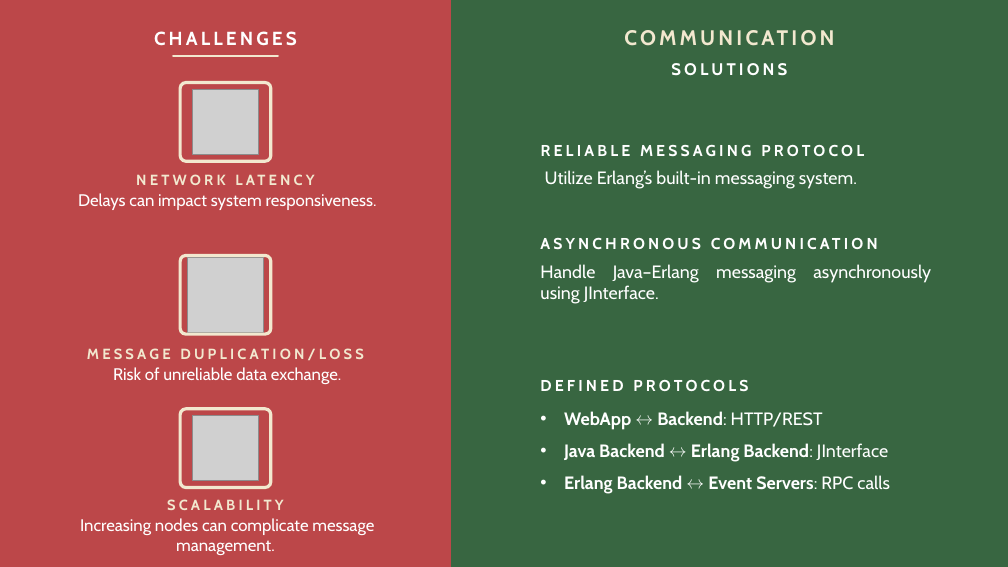
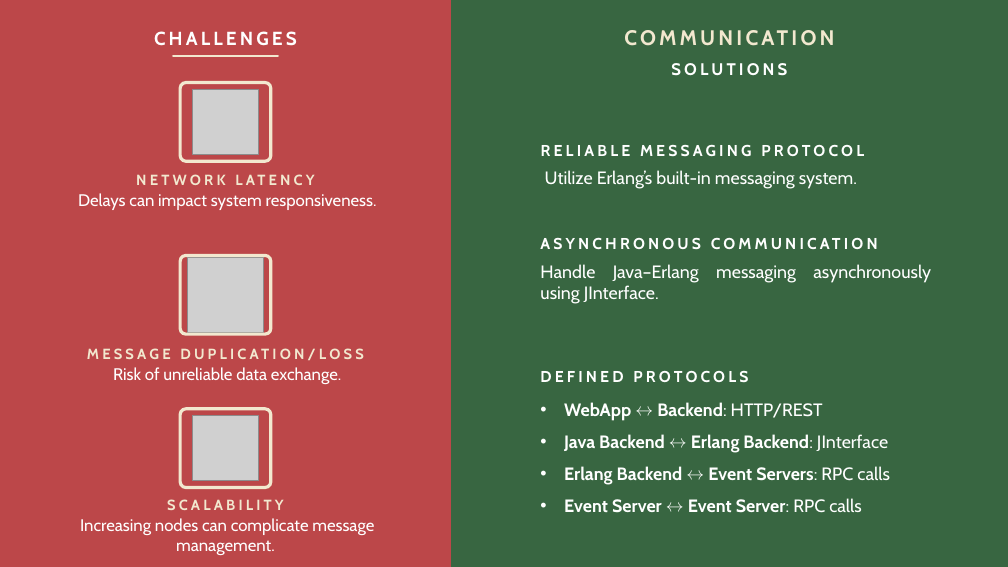
Before and after one commit to aleasca99/DSMT_project, a slide deck: slide 19 of Slides/Slides.pptx. Drawn at 1008x567 pixels with LibreOffice and Linux fonts; fonts in the diff are those of the drawing; grey boxes stand for pictures. Boxes give left, top, right and bottom in pixels: in the first picture for what was removed or moved away, otherwise in the second. Text is boxed around its words. In the diff, an @@ line names an element or a change of style, - is before the commit and + after.

```diff
--- a/Slides/Slides.pptx
+++ b/Slides/Slides.pptx
@@ text "DEFINED PROTOCOLS": place and size @@
-text "DEFINED PROTOCOLS" at bbox=[540, 380, 748, 391]
+text "DEFINED PROTOCOLS" at bbox=[540, 371, 748, 382]
@@ text "WebApp ↔ Backend: HTTP/REST": place and size @@
-text "WebApp ↔ Backend: HTTP/REST" at bbox=[564, 411, 890, 494]
+text "WebApp ↔ Backend: HTTP/REST" at bbox=[564, 402, 890, 513]
@@ text at bbox=[564, 498, 862, 513]: paragraph added @@
+• Event Server ↔ Event Server: RPC calls
```
Also in this commit, not shown: 8 other slides changed, 3 other files.
